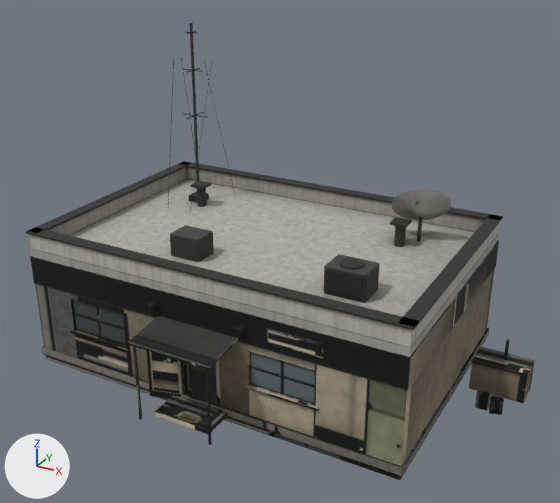
The glTF model sp-data/bldD.glb as it was, and as the next commit left it.
Both versions are drawn from a camera (50 mm lens) standing at (10.88, -19.14, 12.93) and looking at (0.84, -0.9, 3.81). Arrows for +X, +Y and +Z are at lower left; the lights stay in place. The picture after the commit comes second. Where no turn or scale is listed for an object, it has been applied to the vertices. Vertices at exactly the same position are counted once.

In view in the first picture: 'BldD_Roof', 'BldD_Shell' and 1 more.
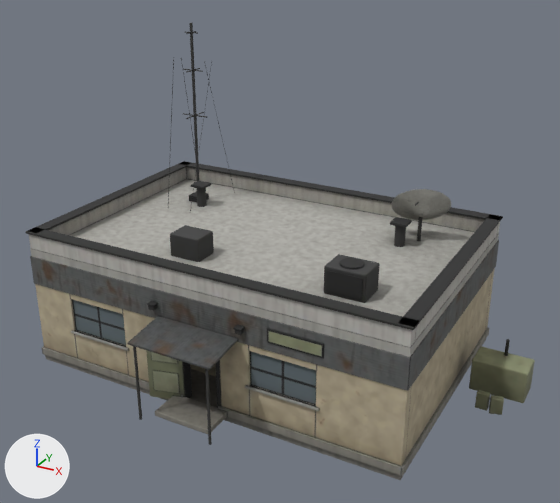
Changed parts and their boxes [x1, y1, x2, y2] in the pictures (560 x 503 px):
```json
{"part": 1, "of": "me_bldd_shell", "change": "added", "after": [42, 347, 183, 397]}
{"part": 2, "of": "me_bldd_shell", "change": "added", "after": [218, 406, 401, 476]}
{"part": 3, "of": "me_bldd_shell", "change": "deleted", "before": [42, 347, 402, 476]}
{"part": 4, "of": "me_bldd_shell", "change": "surface changed", "before": [30, 240, 535, 480], "after": [30, 240, 535, 480], "on screen": "lighter"}
```

Edits to the scene script, one JSON object a line:
```json
{"block": "me_bldd_shell", "where": "# used by ob_bldd_shell; location = (0.97, -0.53, 1.54)"}
{"op": "remove", "block": "me_bldd_shell", "code": "me_bldd_shell.from_pydata(...)  # 1012 vertices, 1800 faces; spans x -7.03..7.03, y -4.87..4.73, z -1.74..2.28"}
{"op": "add", "block": "me_bldd_shell", "code": "me_bldd_shell.from_pydata(...)  # 1020 vertices, 1812 faces; spans x -7.03..7.03, y -4.87..4.73, z -1.74..2.28"}
{"block": "me_bldd_shell", "change": "me_bldd_shell part 1: a new loose piece, a box spanning x -6.995..-1.564, y -3.535..-3.475, z -1.539..-1.298, in mat_baked_bldd_shell (picture img_bldd_shell)"}
{"block": "me_bldd_shell", "change": "me_bldd_shell part 2: a new loose piece, a box spanning x -0.375..5.055, y -3.535..-3.475, z -1.539..-1.298, in mat_baked_bldd_shell (picture img_bldd_shell)"}
{"block": "me_bldd_shell", "change": "me_bldd_shell part 3: the loose piece of 8 vertices spanning x -7.02..5.08, y -3.54..-3.47, z -1.54..-1.3 is deleted"}
{"block": "me_bldd_shell", "change": "me_bldd_shell part 4: 1744 kept faces spanning x -7.03..7.03, y -4.87..4.73, z -1.74..2.28 get new texture (UV) coordinates"}
```
